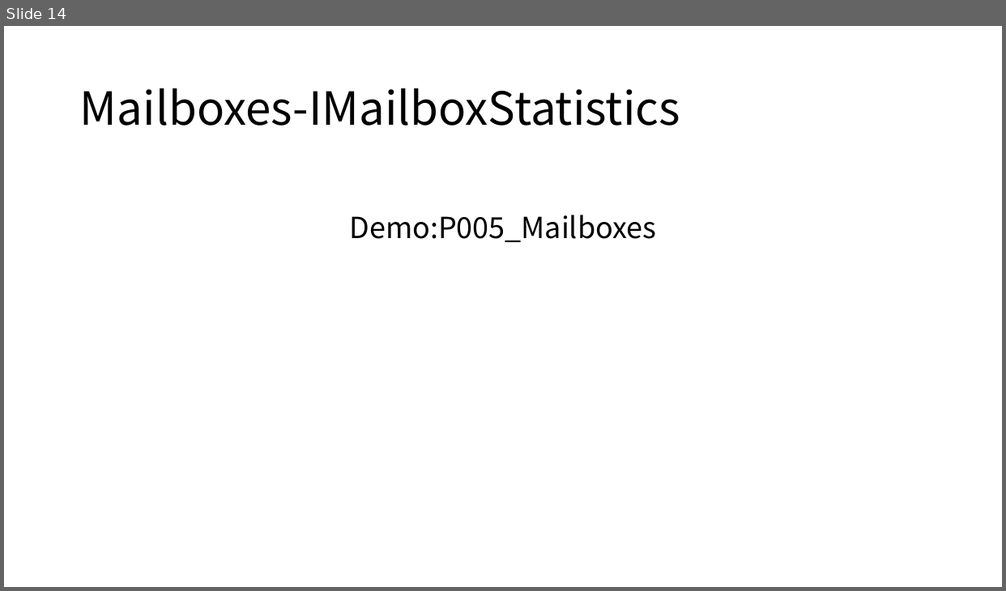
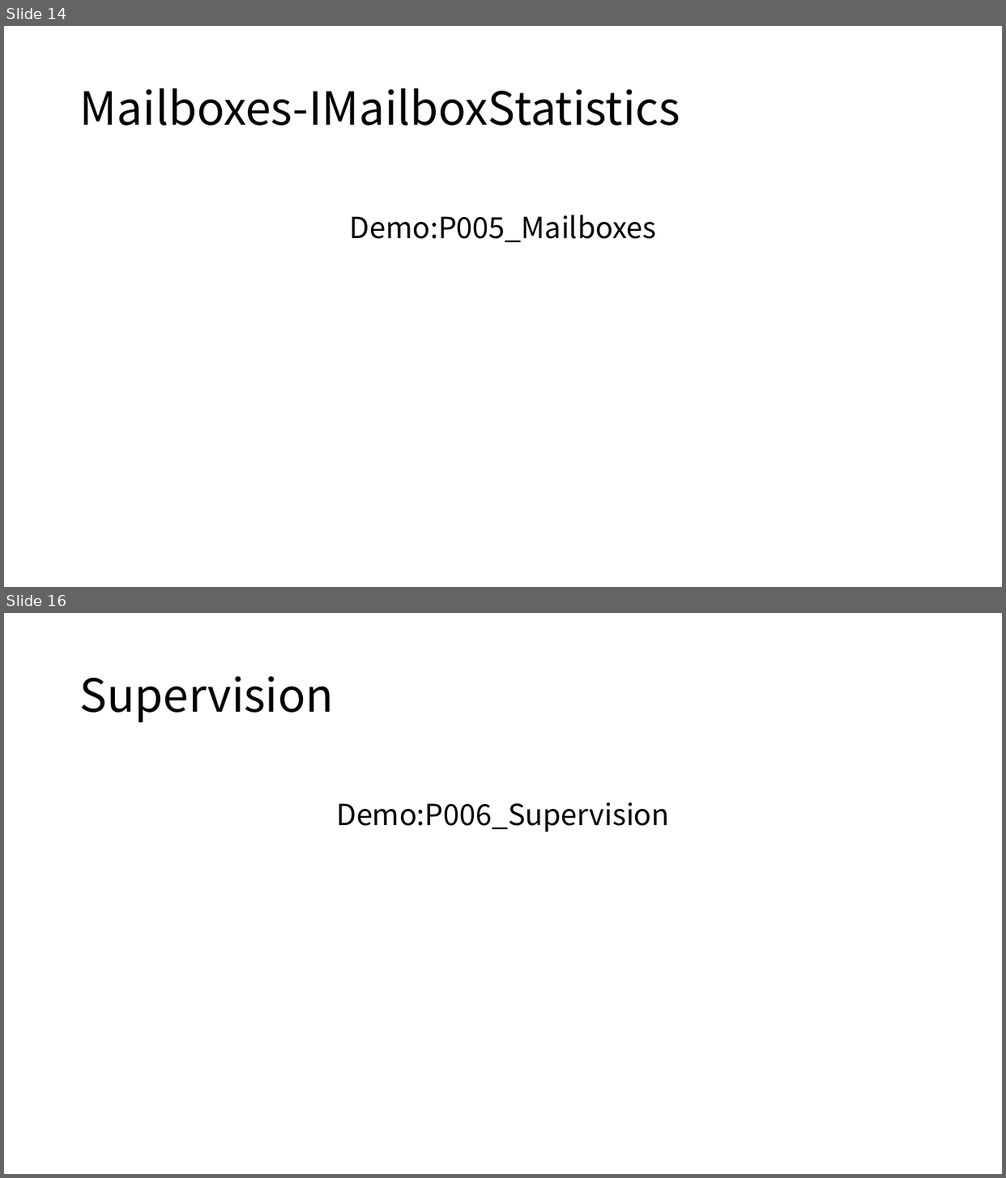
Before and after one commit to axzxs2001/ProtoActorSample, a slide deck: ProtoActorSample/Proto.Actor.pptx. Shown one above the other, each under a label of ours: slide 14 before the commit, slides 14 and 16 after it; the slides between them are not shown. The pictures are 1006x591 and 1006x1178 pixels, drawn with LibreOffice and Linux fonts; fonts in the diff are those of the drawing. Boxes give left, top, right and bottom in pixels: in the first picture for what was removed or moved away, otherwise in the second. Text is boxed around its words. In the diff, an @@ line names an element or a change of style, - is before the commit and + after.

```diff
--- a/ProtoActorSample/Proto.Actor.pptx
+++ b/ProtoActorSample/Proto.Actor.pptx
@@ slide 16 added at [4,613,1002,1174], background #FFFFFF @@
@@ title added at [80,676,334,722], 44 pt, text #000000 @@
+Supervision
@@ text added at [336,803,669,833], 28 pt, text #000000 @@
+Demo:P006_Supervision
```
Also in this commit, not shown: 1 other slide added, 1 other file.
